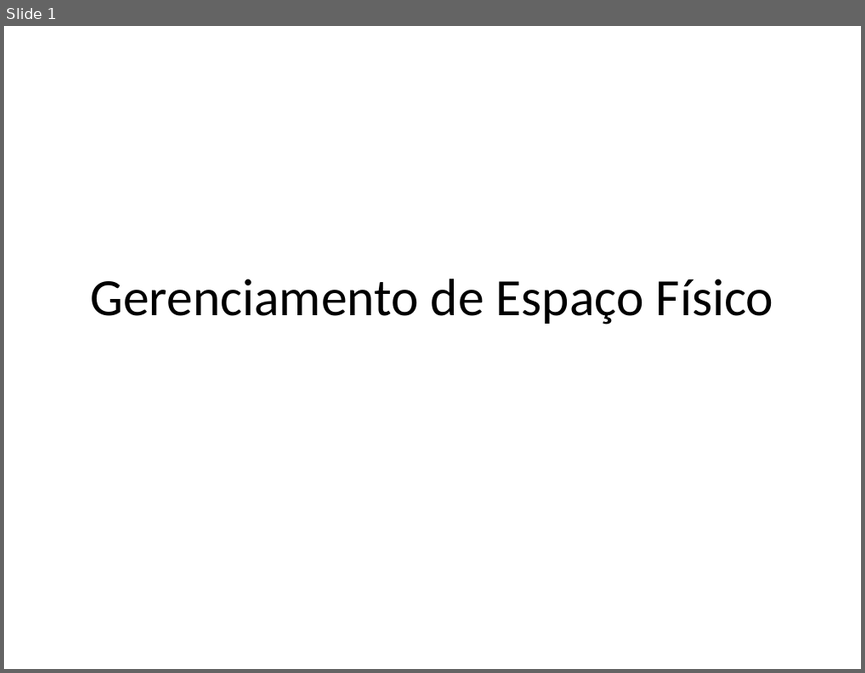
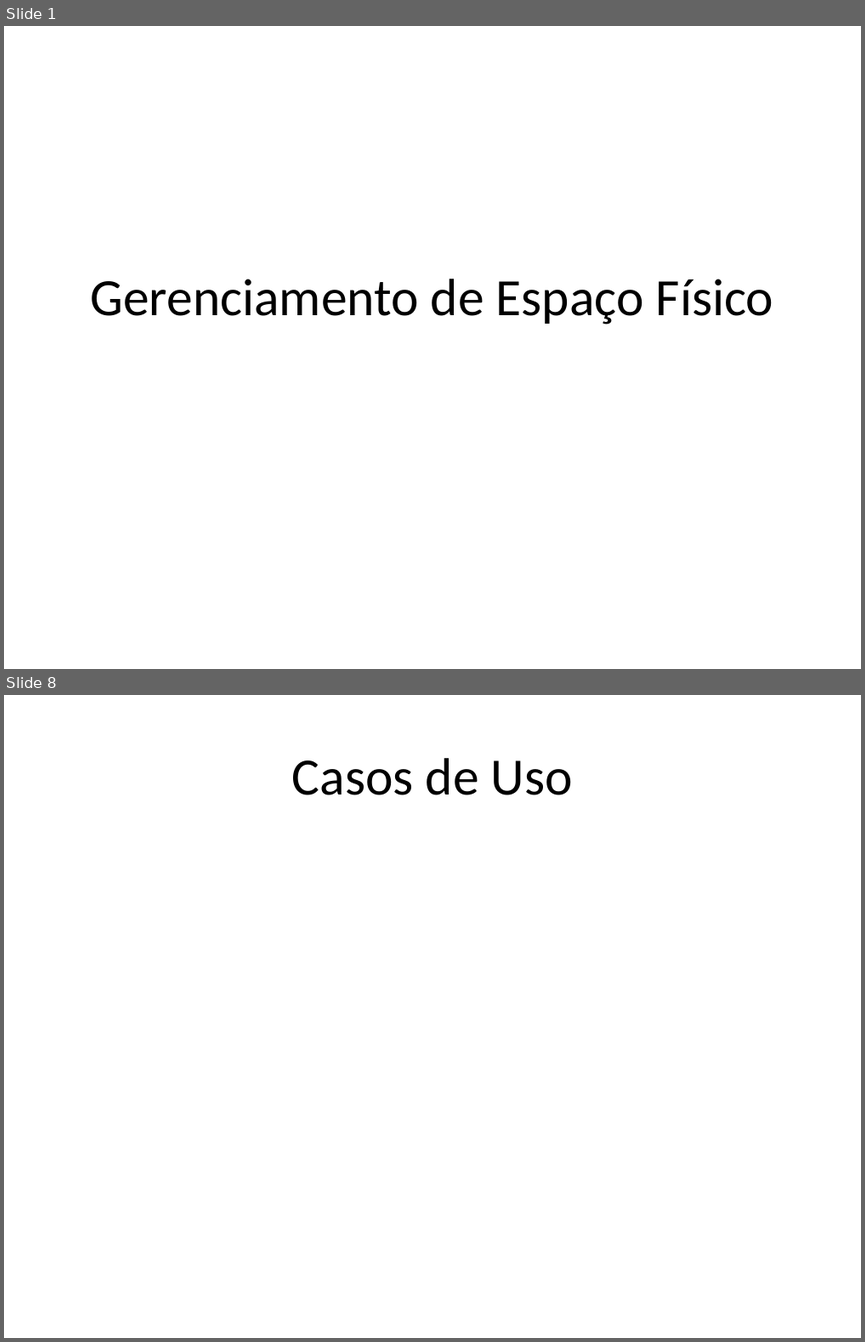
Before and after one commit to brunoccst/GerenciamentoDeEspacoFisico, a slide deck: T3/Apresentação.pptx. Shown one above the other, each under a label of ours: slide 1 before the commit, slides 1 and 8 after it; the slides between them are not shown. The pictures are 865x673 and 865x1342 pixels, drawn with LibreOffice and Linux fonts; fonts in the diff are those of the drawing. Boxes give left, top, right and bottom in pixels: in the first picture for what was removed or moved away, otherwise in the second. Text is boxed around its words. In the diff, an @@ line names an element or a change of style, - is before the commit and + after.

```diff
--- a/T3/Apresentação.pptx
+++ b/T3/Apresentação.pptx
@@ slide 8 added at bbox=[4, 695, 861, 1338], background #FFFFFF @@
@@ title added at bbox=[292, 758, 573, 795], 44 pt, text #000000 @@
+Casos de Uso
```
Also in this commit, not shown: 7 other slides added, 1 other file.
